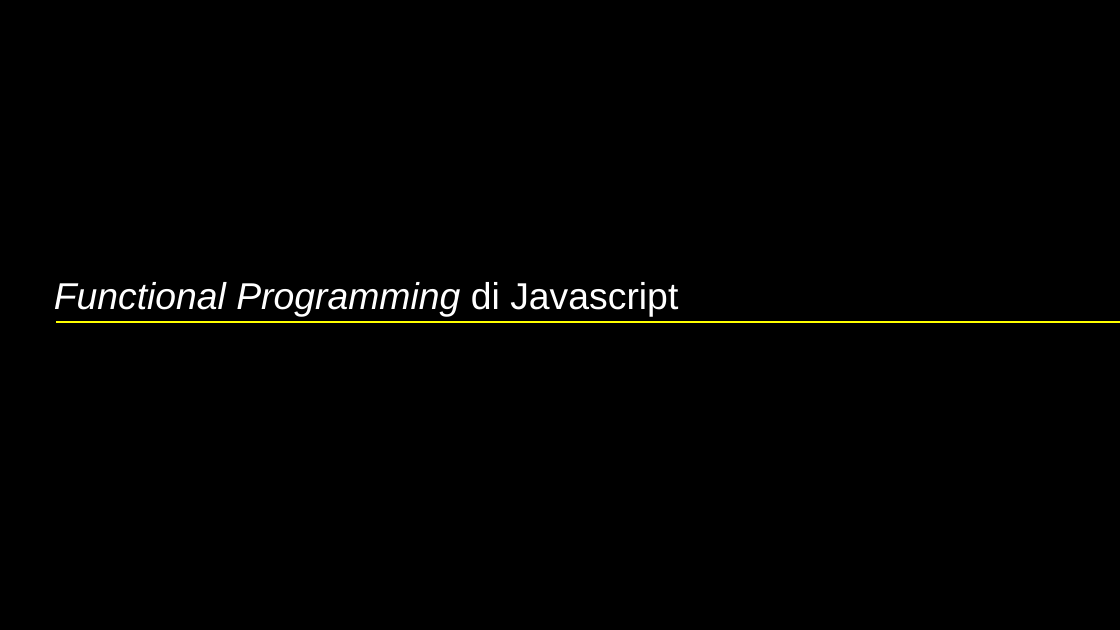
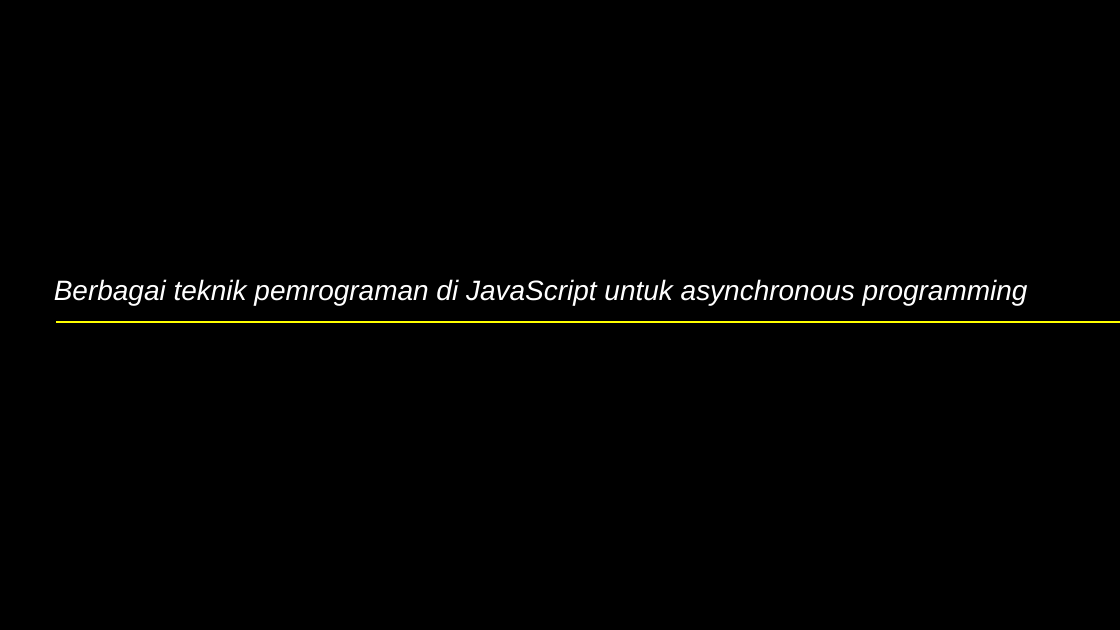
Before and after one commit to mahendrafajar17/axarschool, a slide deck: slide 5 of Backend/Modul 5.pptx. Drawn at 1120x630 pixels with LibreOffice and Linux fonts; fonts in the diff are those of the drawing. Boxes give left, top, right and bottom in pixels: in the first picture for what was removed or moved away, otherwise in the second. Text is boxed around its words. In the diff, an @@ line names an element or a change of style, - is before the commit and + after.

```diff
--- a/Backend/Modul 5.pptx
+++ b/Backend/Modul 5.pptx
@@ text at [54,279,1028,305]: text changed; size 24 to 18 pt @@
-Functional Programming di Javascript
+Berbagai teknik pemrograman di JavaScript untuk asynchronous programming
```
Also in this commit, not shown: 3 other slides changed, 6 slides added, 4 slides removed, 3 other files.
